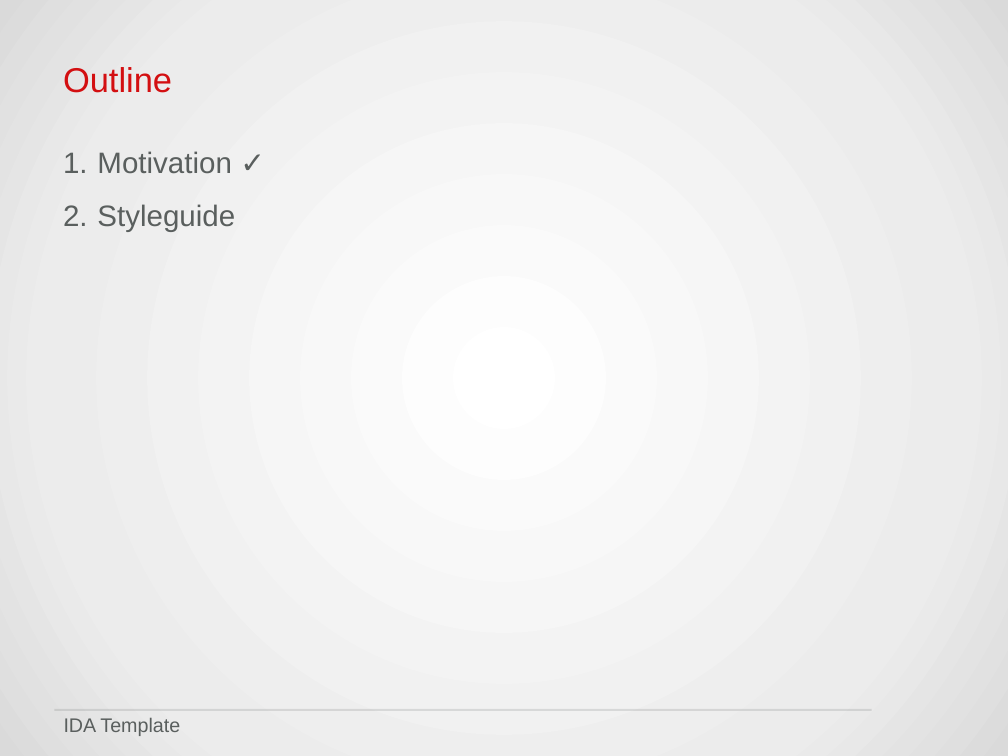
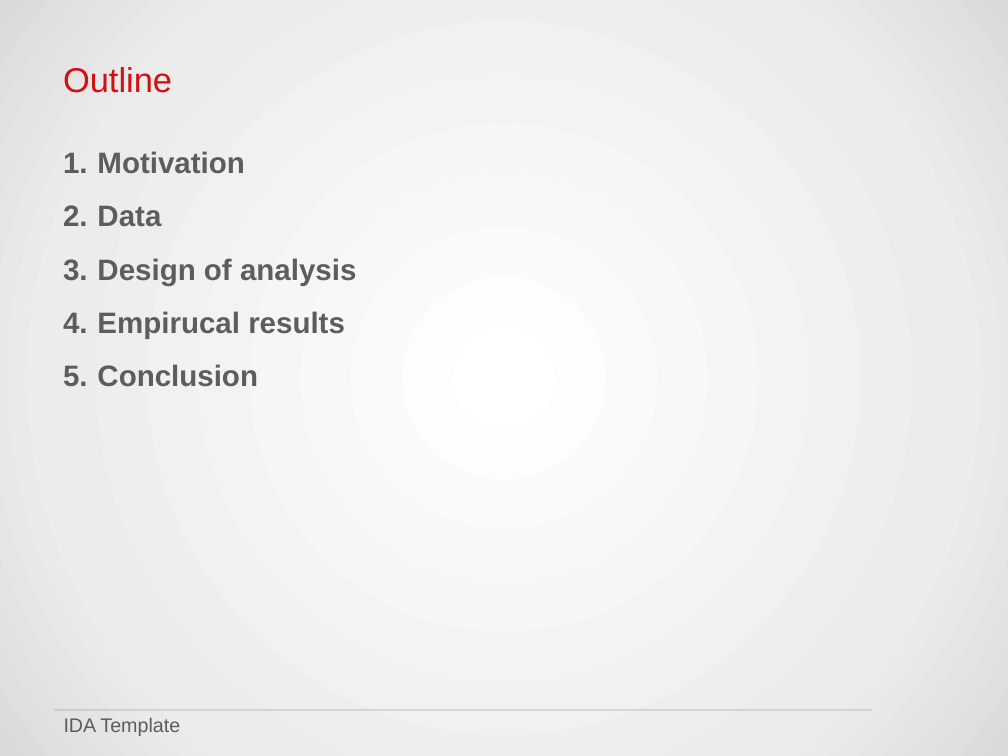
Before and after one commit to HWTeng-Teaching/202409-ML-FinTech, a slide deck: slide 2 of projects/5_機器學習應用於偵測信用卡詐欺的績效評估.pptx (slide 4 before the commit). Drawn at 1008x756 pixels with LibreOffice and Linux fonts; fonts in the diff are those of the drawing; background and template pictures are left out. Boxes give left, top, right and bottom in pixels: in the first picture for what was removed or moved away, otherwise in the second. Text is boxed around its words. In the diff, an @@ line names an element or a change of style, - is before the commit and + after.

```diff
--- a/projects/5_機器學習應用於偵測信用卡詐欺的績效評估.pptx
+++ b/projects/5_機器學習應用於偵測信用卡詐欺的績效評估.pptx
@@ text at box(97, 151, 356, 387): text changed; bold on @@
-1. Motivation ✓
-2. Styleguide
+1. Motivation
+2. Data
+3. Design of analysis
+4. Empirucal results
+5. Conclusion
```
Also in this commit, not shown: 1 other slide changed, 6 slides added, 9 slides removed.
